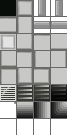
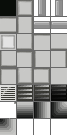
Layer changes from the first 67 x 135 image to the second:
added layer "wall_fade_vertical Kopie" above "wall_fade_vertical" over [0, 118, 16, 135]
